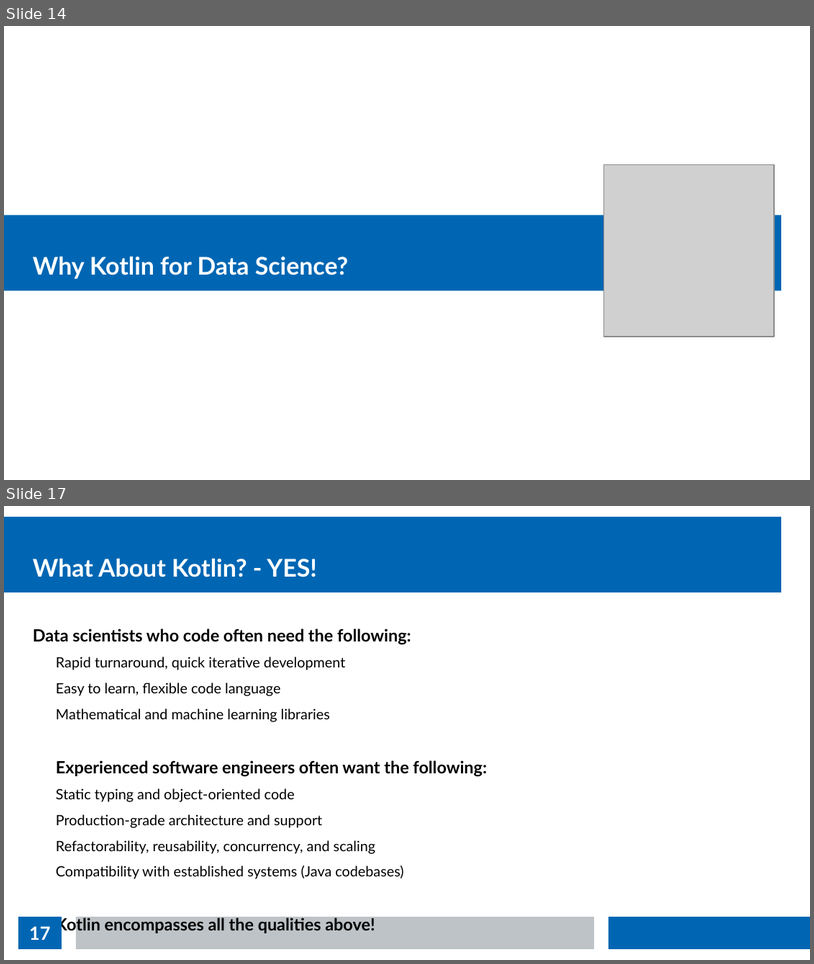
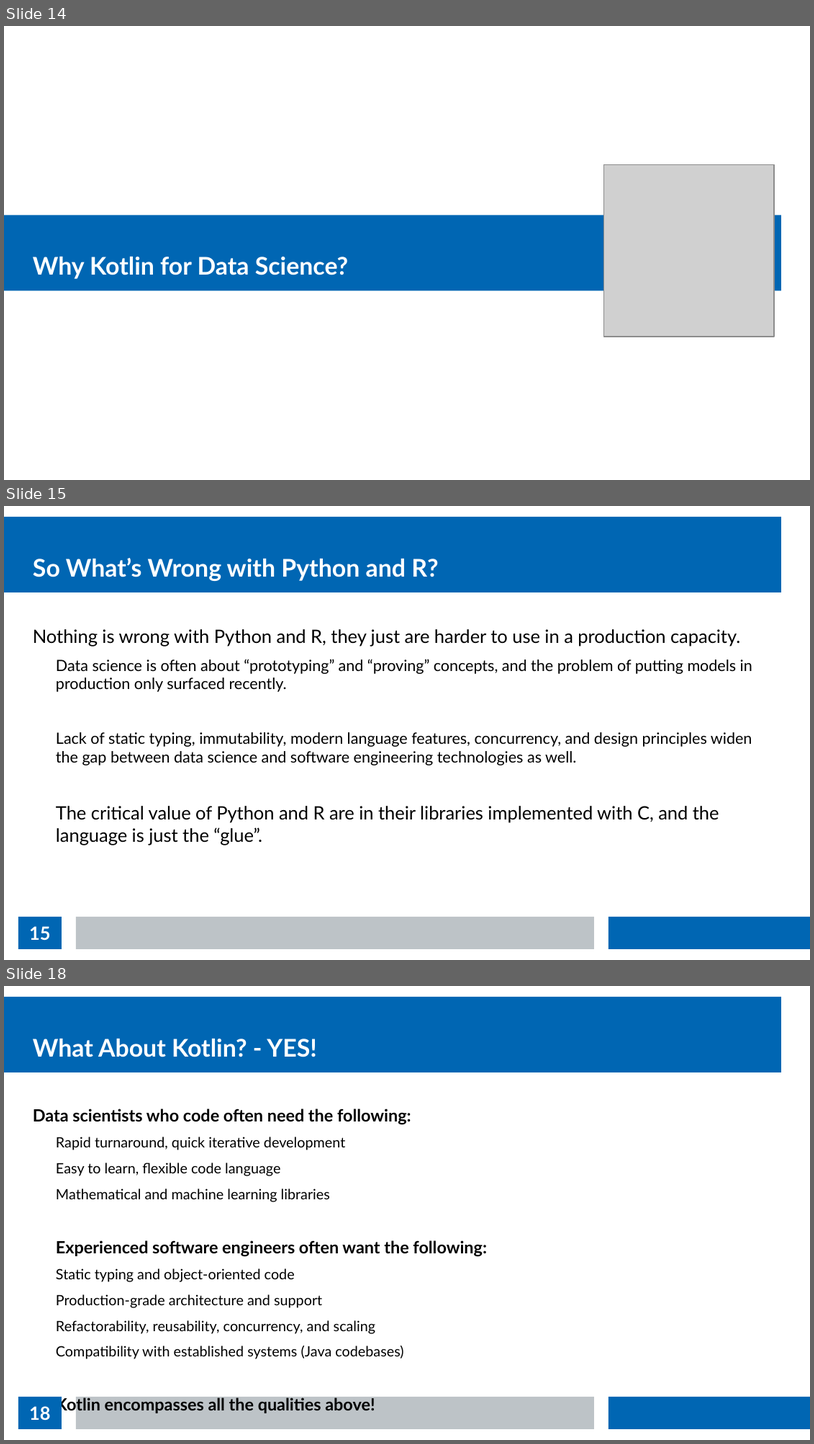
Before and after one commit to thomasnield/kotlin_data_science_talk_ChicagoJUG, a slide deck: kotlin_data_science_talk_chijug_slides.odp. Shown one above the other, each under a label of ours: slides 14 and 17 before the commit, slides 14, 15 and 18 after it; the slides between them are not shown. The pictures are 814x964 and 814x1444 pixels, drawn with LibreOffice and Linux fonts; fonts in the diff are those of the drawing; grey boxes stand for pictures. Boxes give left, top, right and bottom in pixels: in the first picture for what was removed or moved away, otherwise in the second. Text is boxed around its words. In the diff, an @@ line names an element or a change of style, - is before the commit and + after.

```diff
--- a/kotlin_data_science_talk_chijug_slides.odp
+++ b/kotlin_data_science_talk_chijug_slides.odp
@@ slide 15 added at box(4, 506, 810, 960), background #FFFFFF; not listed: 3 template elements that a slide beside it also shows @@
@@ title added at box(33, 558, 438, 581), 24 pt, text #FFFFFF, bold @@
+So What’s Wrong with Python and R?
@@ text added at box(33, 629, 753, 845), 15.3 pt, text #000000 @@
+Nothing is wrong with Python and R, they just are harder to use in a production capacity.
+  Data science is often about “prototyping” and “proving” concepts, and the problem of putting models in production only surfaced recently.
+  Lack of static typing, immutability, modern language features, concurrency, and design principles widen the gap between data science and software engineering technologies as well.
+The critical value of Python and R are in their libraries implemented with C, and the language is just the “glue”.
@@ page number added at box(18, 916, 62, 949), fill #0066B3, 18 pt, text #FFFFFF, bold @@
+15
@@ what was slide 17 is now slide 18 @@
@@ page number at box(29, 1406, 50, 1420): text changed @@
-17
+18
```
Also in this commit, not shown: 9 slides changed, 1 other slide added.
